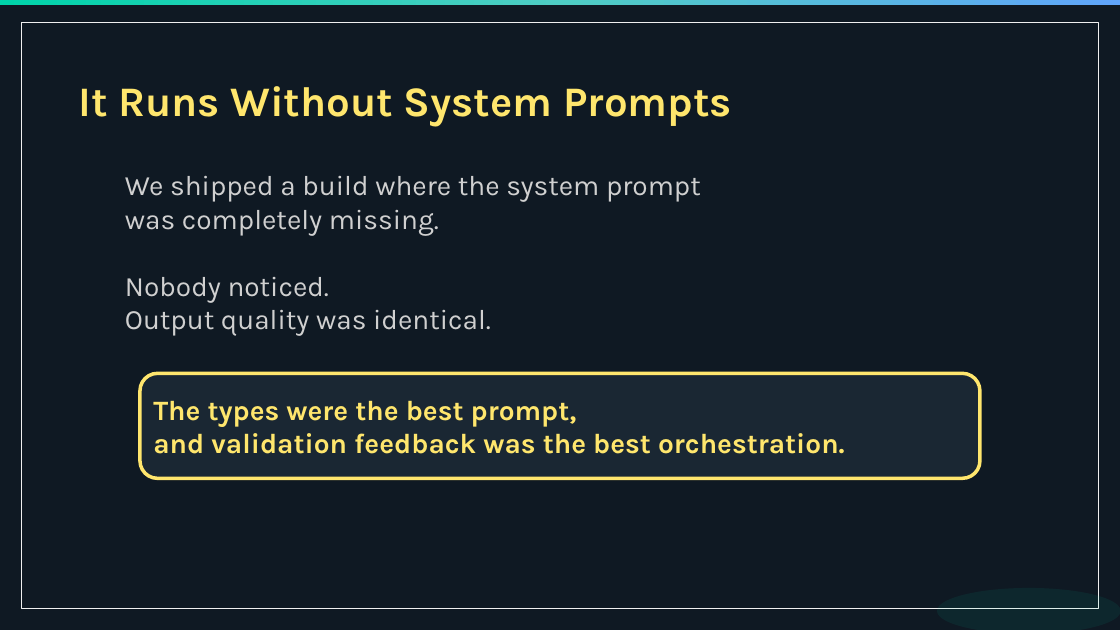
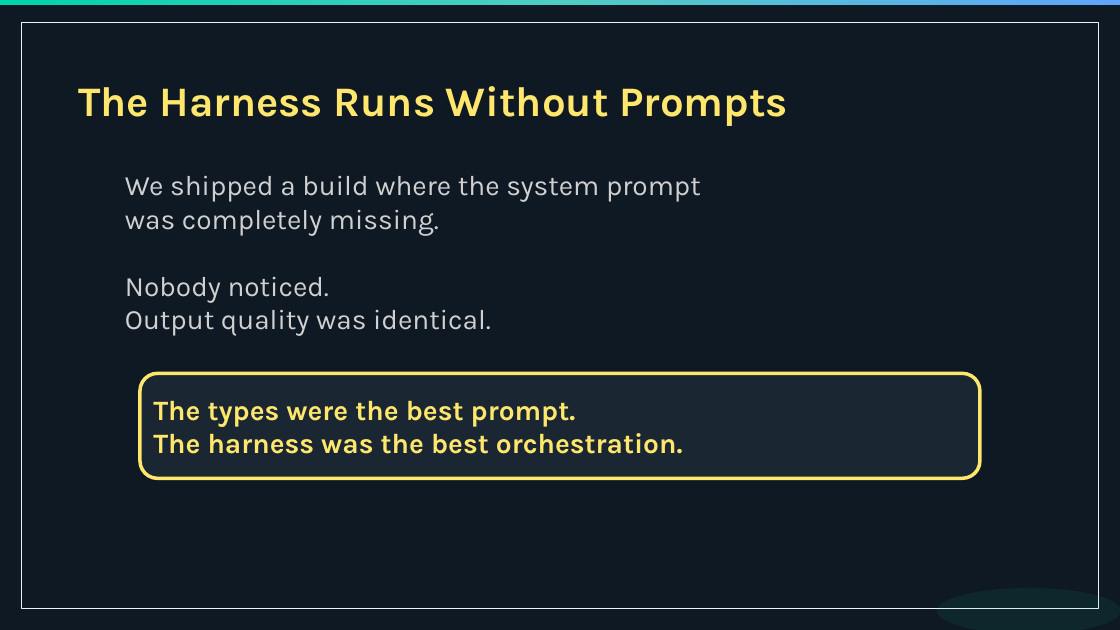
Before and after one commit to ignithex/autobe-llm-agent-code, a slide deck: slide 20 of website/public/seminars/qwen-korea-meetup-20260326.pptx. Drawn at 1120x630 pixels with LibreOffice and Linux fonts; fonts in the diff are those of the drawing. Boxes give left, top, right and bottom in pixels: in the first picture for what was removed or moved away, otherwise in the second. Text is boxed around its words. In the diff, an @@ line names an element or a change of style, - is before the commit and + after.

Commit message:
feat(website): harness wording. (#1211)
* feat(website): harness wording

* more things

* fix it

```diff
--- a/website/public/seminars/qwen-korea-meetup-20260326.pptx
+++ b/website/public/seminars/qwen-korea-meetup-20260326.pptx
@@ text at box(78, 86, 788, 126): text changed @@
-It Runs Without System Prompts
+The Harness Runs Without Prompts
@@ text in rounded rectangle at box(153, 400, 683, 454): text changed @@
-The types were the best prompt,
-and validation feedback was the best orchestration.
+The types were the best prompt.
+The harness was the best orchestration.
```
Also in this commit, not shown: 24 other slides changed, 1 other file.
